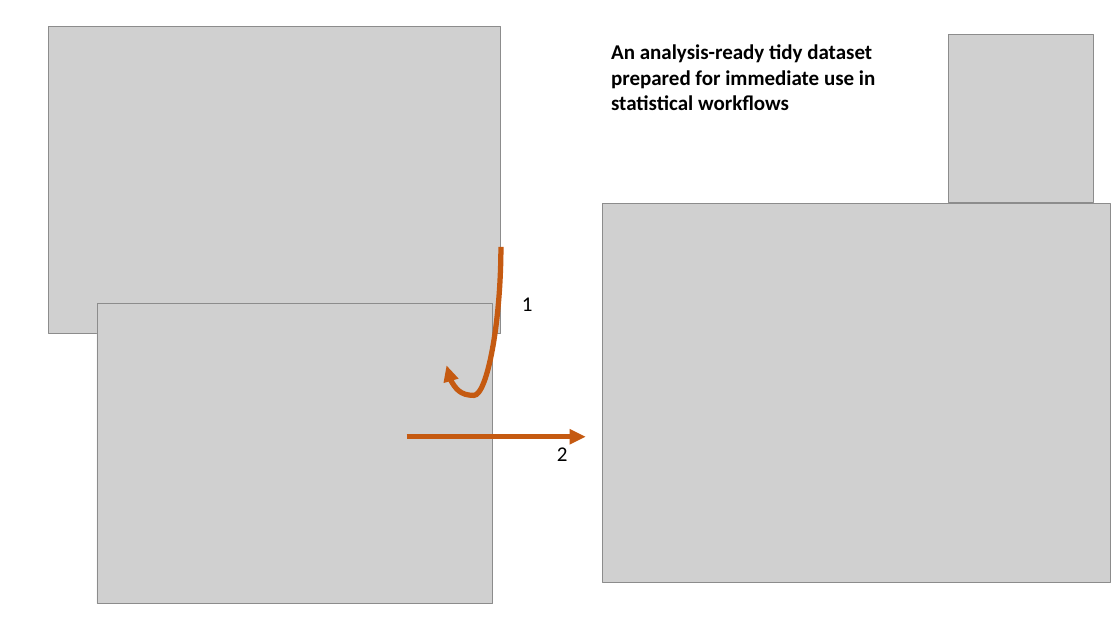
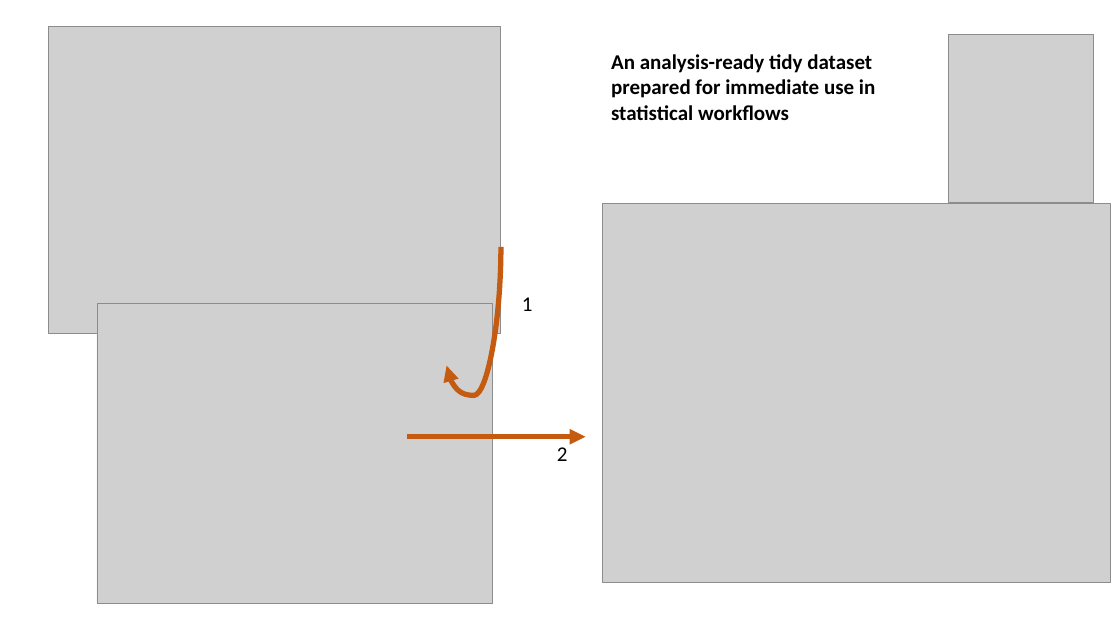
Before and after one commit to thiyangt/ditwahLandslide, a slide deck: slide 2 of data-raw/Presentation1.pptx. Drawn at 1120x630 pixels with LibreOffice and Linux fonts; fonts in the diff are those of the drawing; grey boxes stand for pictures. Boxes give left, top, right and bottom in pixels: in the first picture for what was removed or moved away, otherwise in the second. Text is boxed around its words. In the diff, an @@ line names an element or a change of style, - is before the commit and + after.

```diff
--- a/data-raw/Presentation1.pptx
+++ b/data-raw/Presentation1.pptx
@@ text "An analysis-ready tidy dataset prepared ...": place and size @@
-text "An analysis-ready tidy dataset prepared ..." at (611, 44, 875, 110)
+text "An analysis-ready tidy dataset prepared ..." at (611, 54, 875, 120)
```
Also in this commit, not shown: 7 other files.
